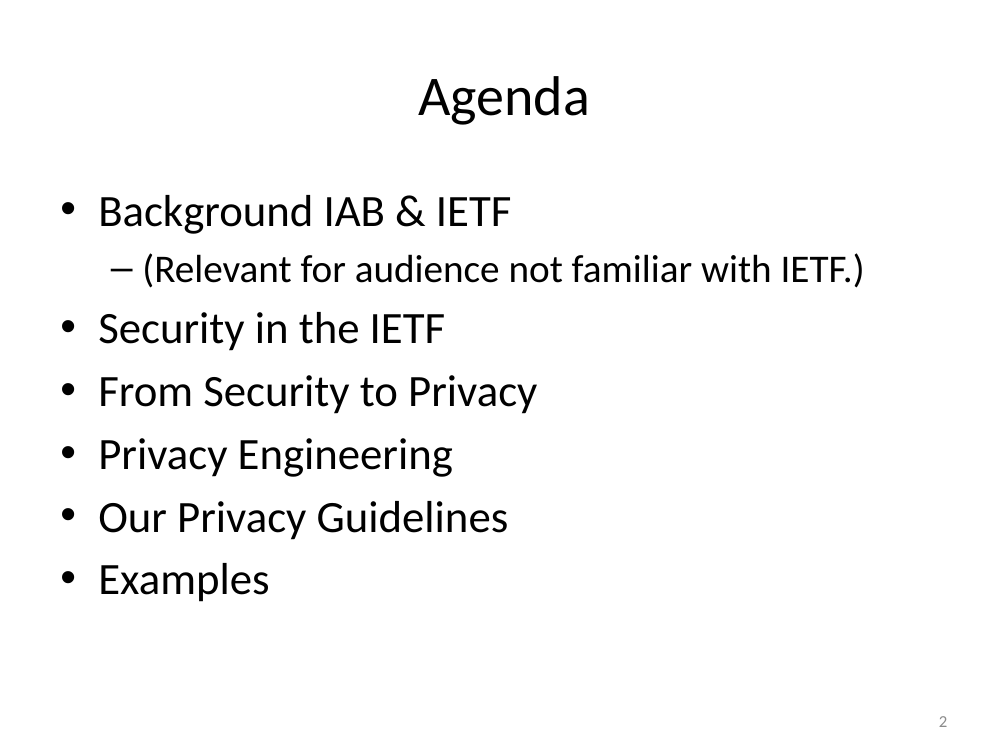
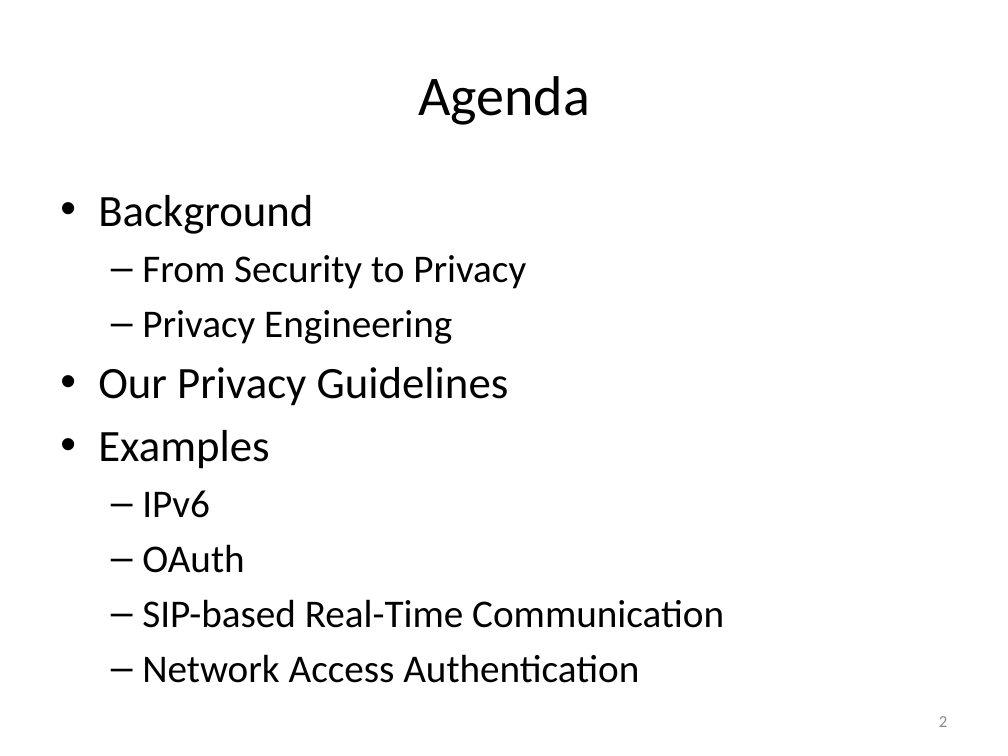
Before and after one commit to hannestschofenig/tschofenig-ids, a slide deck: slide 2 of PrivacyTutorial/iab-privacy-considerations.pptx. Drawn at 1008x756 pixels with LibreOffice and Linux fonts; fonts in the diff are those of the drawing. Boxes give left, top, right and bottom in pixels: in the first picture for what was removed or moved away, otherwise in the second. Text is boxed around its words. In the diff, an @@ line names an element or a change of style, - is before the commit and + after.

Commit message:
Modified the slides based on the IETF#86 feedback.

```diff
--- a/PrivacyTutorial/iab-privacy-considerations.pptx
+++ b/PrivacyTutorial/iab-privacy-considerations.pptx
@@ text at bbox=[98, 195, 313, 234]: text changed; size 28 to 32 pt @@
-• Background IAB & IETF
-  – (Relevant for audience not familiar with IETF.)
-• Security in the IETF
+• Background
@@ text at bbox=[142, 255, 526, 344]: size 32 to 28 pt in "From Security to Privacy", "Privacy Engineering"; bullet • to –; list level 1 to 2 in "From Security to Privacy"; list level 1 to 2 in "Privacy Engineering" @@
@@ text at bbox=[142, 490, 724, 683]: paragraphs added @@
+  – IPv6
+  – OAuth
+  – SIP-based Real-Time Communication
+  – Network Access Authentication
```
Also in this commit, not shown: 16 other slides changed, 3 slides added, 8 slides removed.
